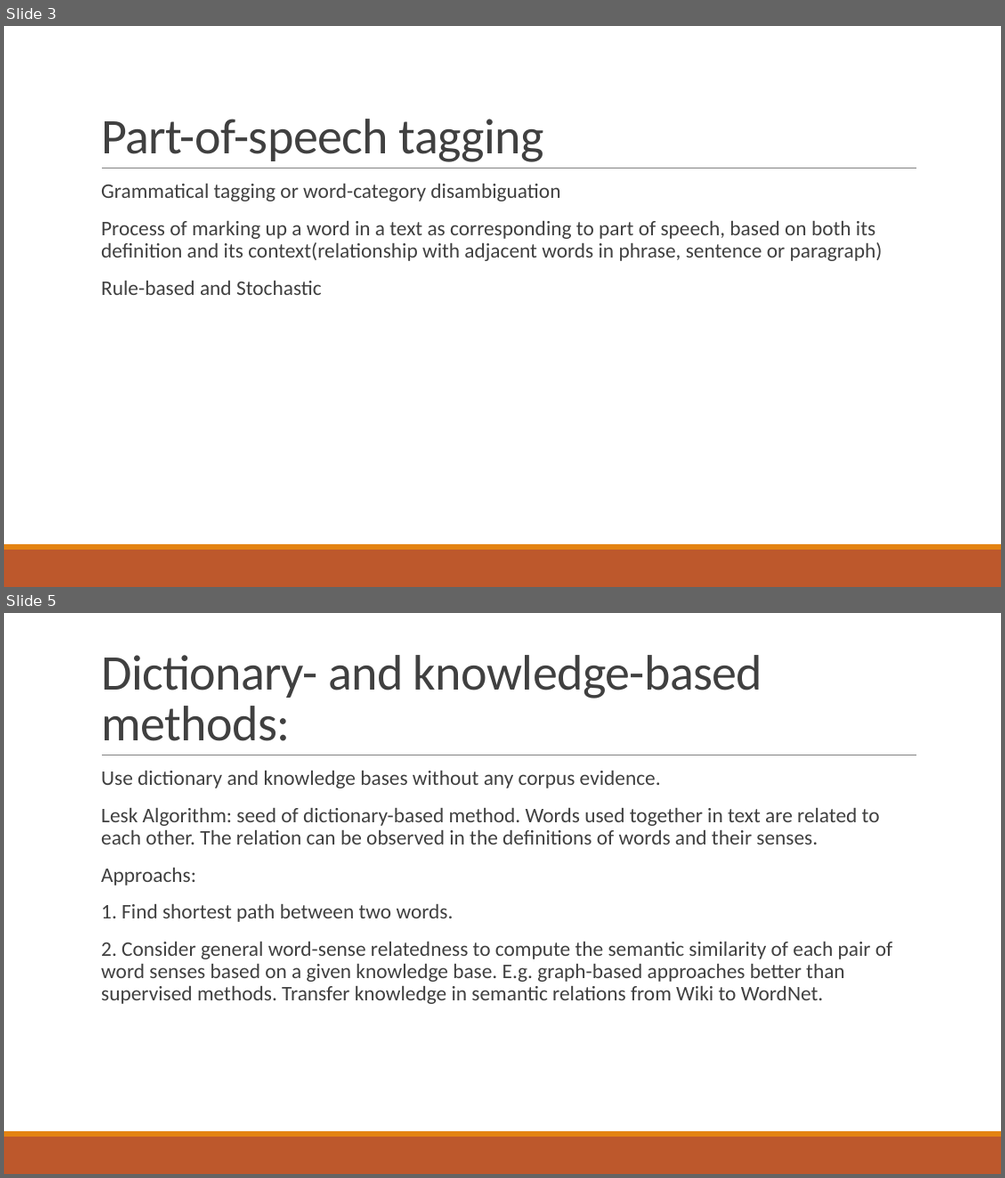
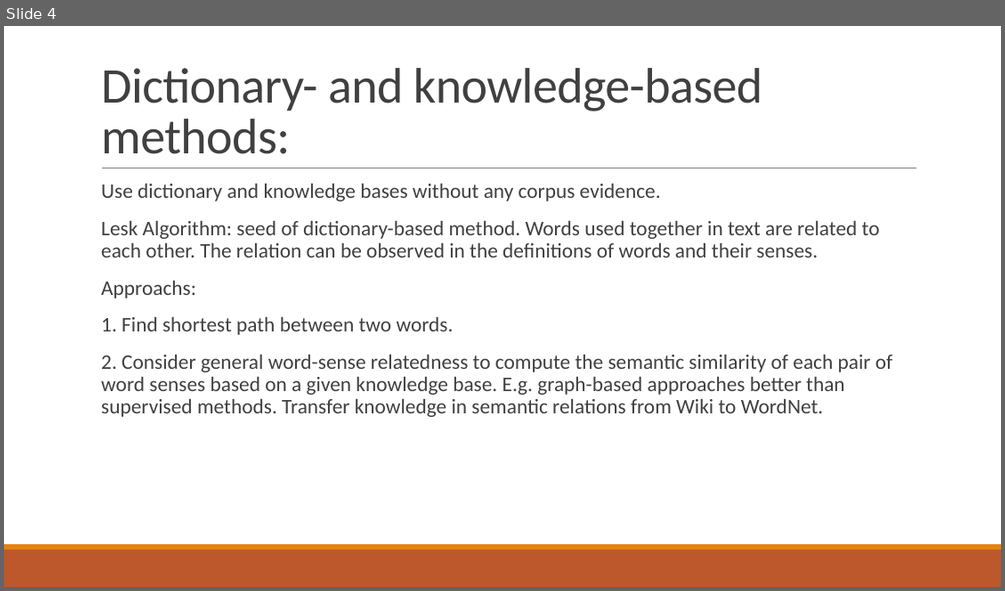
Before and after one commit to vbigmouse/SemEval, a slide deck: Word-sense disambiguation.pptx. Shown one above the other, each under a label of ours: slides 3 and 5 before the commit, slide 4 after it; the slides between them are not shown. The pictures are 1005x1178 and 1005x591 pixels, drawn with LibreOffice and Linux fonts; fonts in the diff are those of the drawing. Boxes give left, top, right and bottom in pixels: in the first picture for what was removed or moved away, otherwise in the second. Text is boxed around its words. In the diff, an @@ line names an element or a change of style, - is before the commit and + after.

Commit message:
[NLP] Word-Sense Disambiguation Summary

```diff
--- a/Word-sense disambiguation.pptx
+++ b/Word-sense disambiguation.pptx
@@ slide 3 removed at (4, 26, 1001, 587), background #FFFFFF; not listed: 3 template elements that a slide beside it also shows @@
@@ title removed at (101, 119, 544, 162) @@
-Part-of-speech tagging
@@ text removed at (101, 184, 882, 295) @@
-  Grammatical tagging or word-category disambiguation
-  Process of marking up a word in a text as corresponding to part of speech, based on both its definition and its context(relationship with adjacent words in phrase, sentence or paragraph)
-  Rule-based and Stochastic
@@ what was slide 5 is now slide 4 @@
```
Also in this commit, not shown: 3 slides changed.
